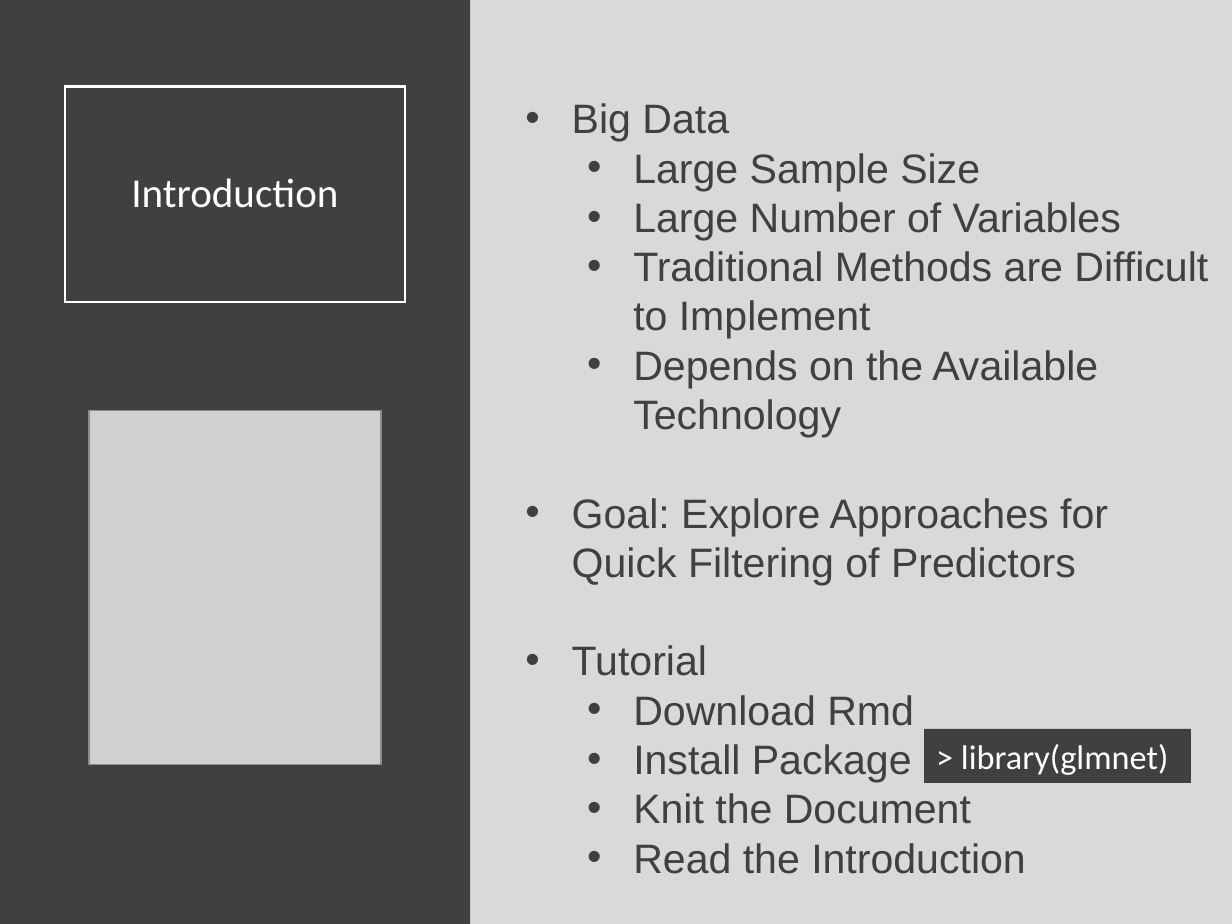
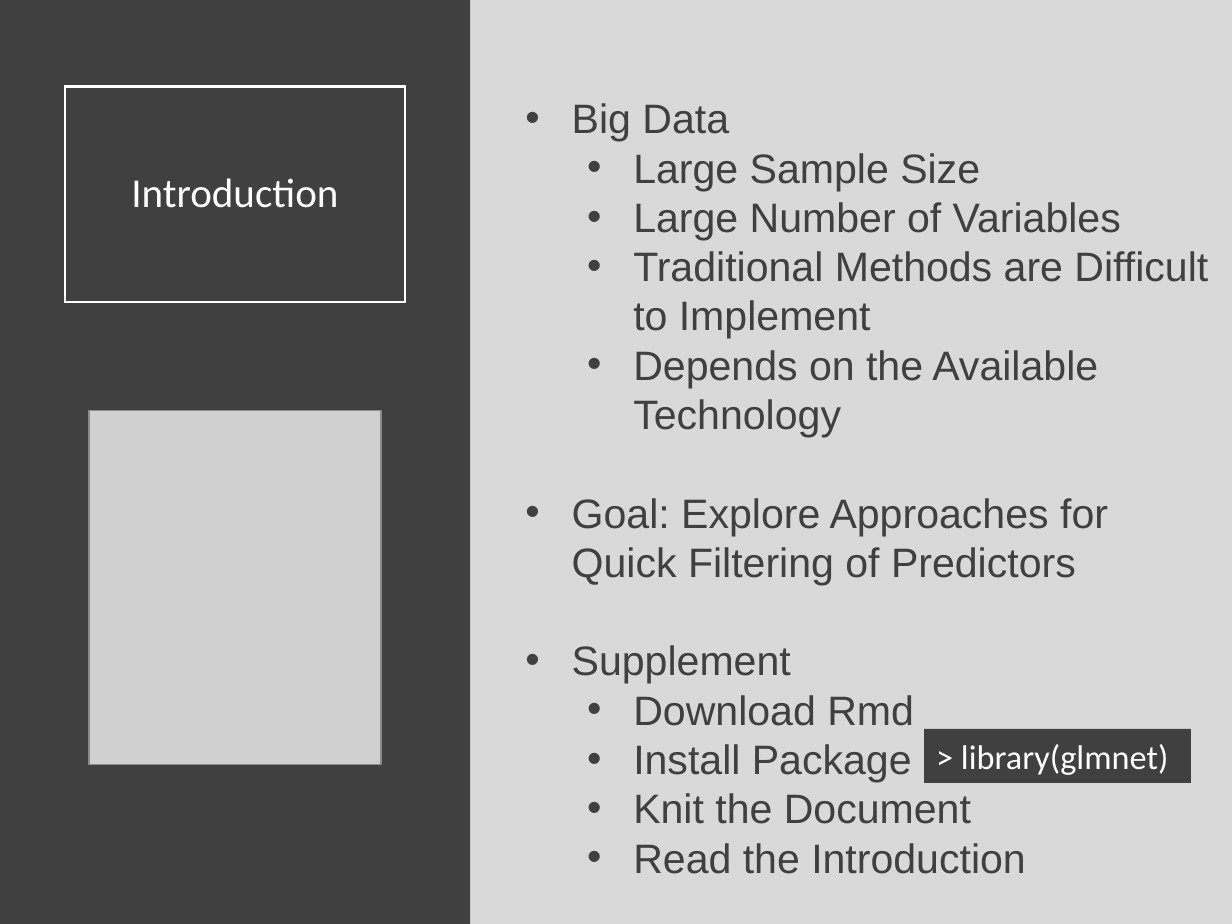
Before and after one commit to SuperMarioGiacomazzo/STOR320_WEBSITE, a slide deck: slide 2 of Lecture/Modeling 8/Modeling_8_Lecture.pptx. Drawn at 1232x924 pixels with LibreOffice and Linux fonts; fonts in the diff are those of the drawing; grey boxes stand for pictures. Boxes give left, top, right and bottom in pixels: in the first picture for what was removed or moved away, otherwise in the second. Text is boxed around its words. In the diff, an @@ line names an element or a change of style, - is before the commit and + after.

```diff
--- a/Lecture/Modeling 8/Modeling_8_Lecture.pptx
+++ b/Lecture/Modeling 8/Modeling_8_Lecture.pptx
@@ text at box(572, 645, 791, 684): text changed @@
-• Tutorial
+• Supplement
```
Also in this commit, not shown: 6 other files.
